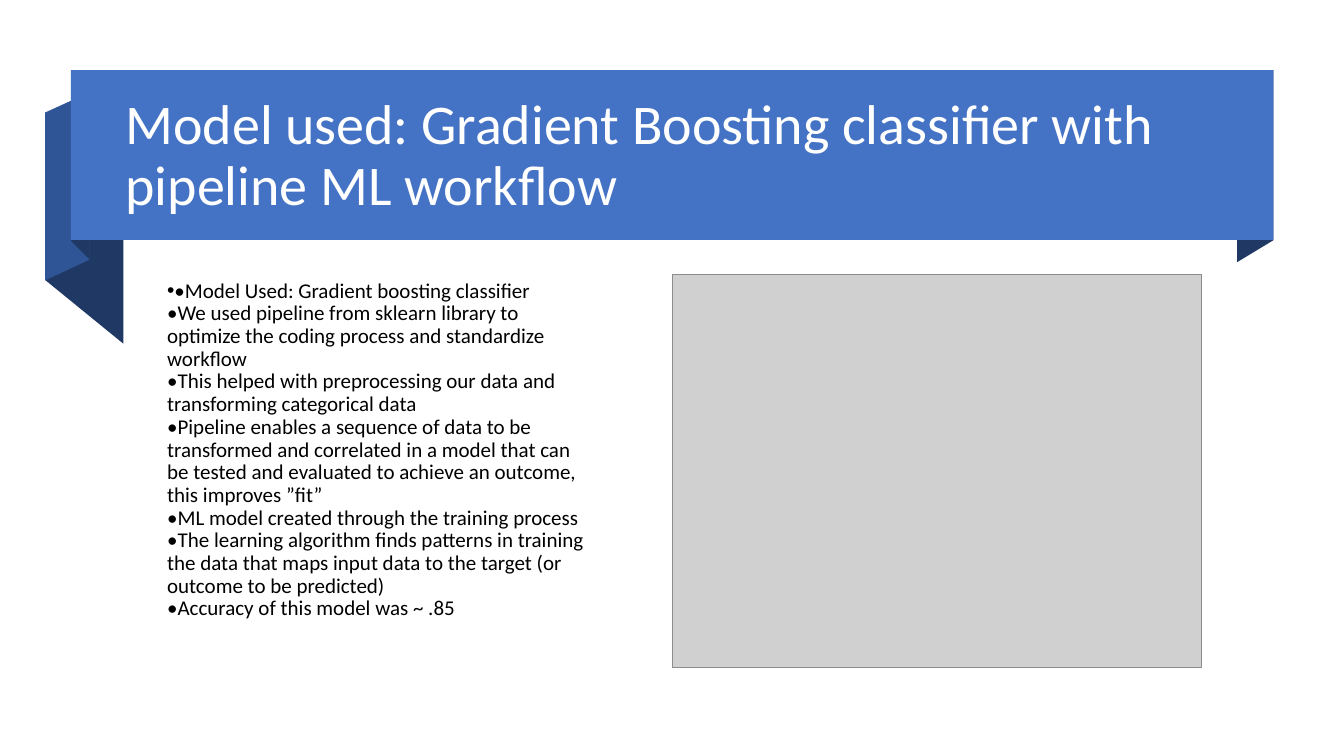
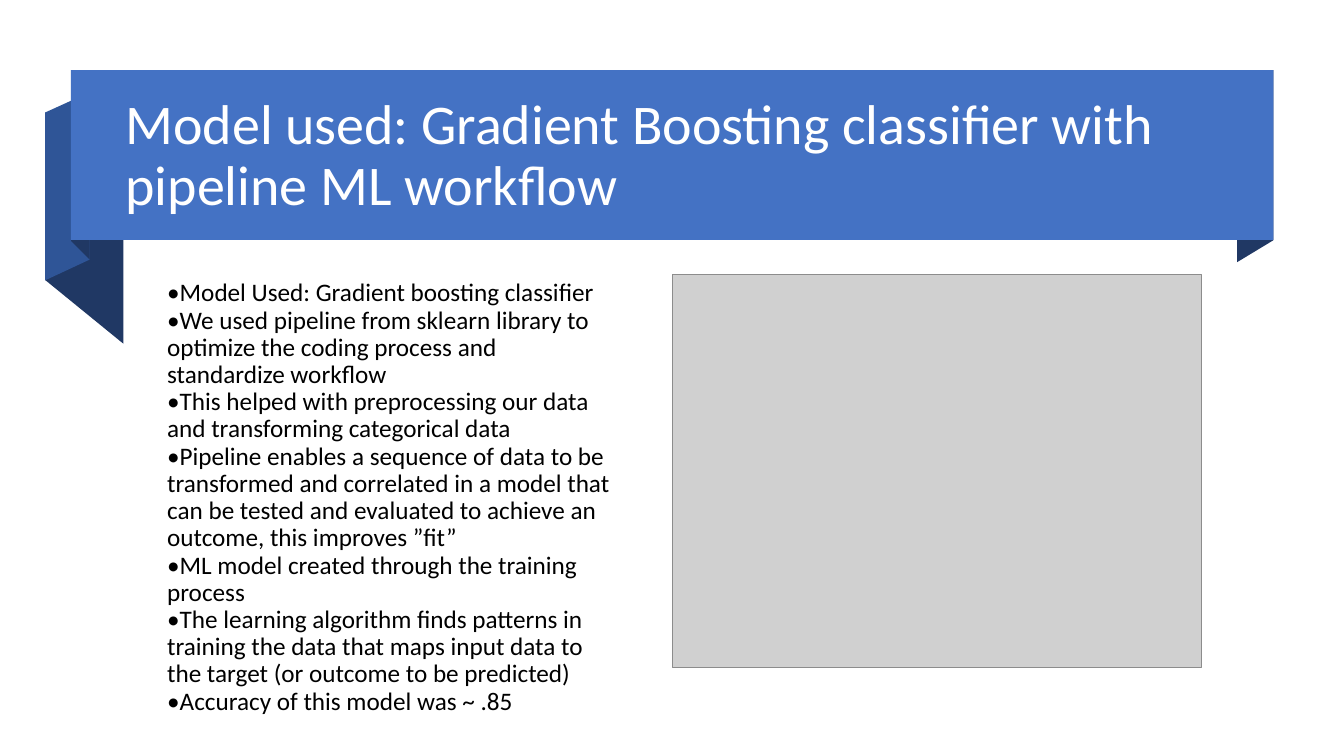
Before and after one commit to diazdez/Project-3, a slide deck: slide 9 of Loan approval project 3.pptx (slide 7 before the commit). Drawn at 1344x756 pixels with LibreOffice and Linux fonts; fonts in the diff are those of the drawing; grey boxes stand for pictures. Boxes give left, top, right and bottom in pixels: in the first picture for what was removed or moved away, otherwise in the second. Text is boxed around its words. In the diff, an @@ line names an element or a change of style, - is before the commit and + after.

```diff
--- a/Loan approval project 3.pptx
+++ b/Loan approval project 3.pptx
@@ text "•Model Used: Gradient boosting classifier ..." at (167, 283, 609, 714): size 15 to 18 pt; bullet • to none @@
```
Also in this commit, not shown: 5 other slides changed, 5 slides added, 2 slides removed.
